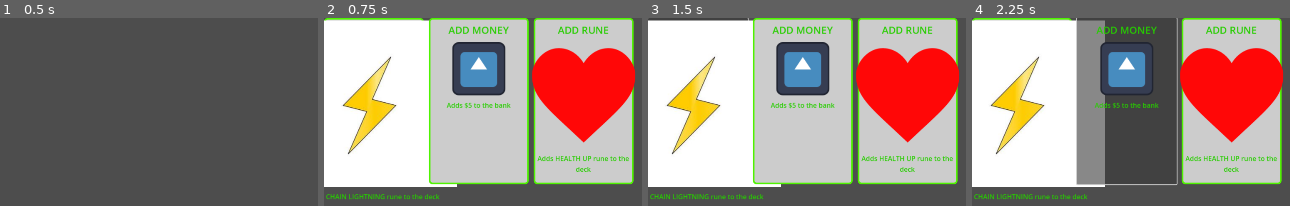
Above: before the commit, frames 1-4 (left to right).
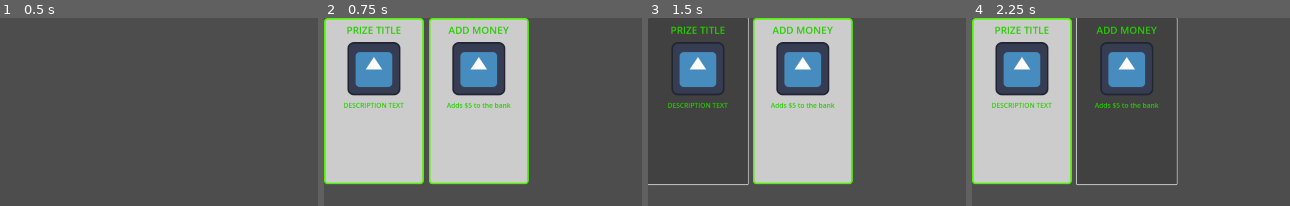
Above: after the commit, the same moments.

Repository: wpuerner/inferno
Game: Godot game, scene res://scenes/prizes/prize_overlay_test.tscn
Two runs of this game, one before a commit and one after it. Both use one fixed random seed, a clock stepped at 60 frames per second and the inputs below. This scene is started directly instead of the project's main scene. The engine's default icon, where the game draws it, is replaced by a stand-in: a white triangle on a blue panel in a dark square.
Inputs (mouse positions are in pixels of both pictures, inside the frame that each line leads up to):
- Up to frame 1 (0.5 s): no input
- Up to frame 2 (0.75 s): tap Enter at 0.5 s; move the mouse to (outside the picture) at 0.52 s; press the mouse at (outside the picture) at 0.53 s; hold D (move_right) from 0.53 s (still down)
- Up to frame 3 (1.5 s): release D (move_right) at 1.25 s; release the mouse at (outside the picture) at 1.25 s; click (698, 100) at 1.25 s
- Up to frame 4 (2.25 s): click (1127, 100) at 2.02 s

Frame 1 is identical in both runs. In frame 2, 58% of the frame differs, in the area x 0-98%, y 0-97%; in frame 3, 58%; in frame 4, 65%.
Error after the commit: Invalid call. Nonexistent function 'get_rune_by_rarity' in base 'Nil'. (res://scenes/prizes/prize_overlay.gd:46)

Commit message:
create database; get runes by rarity

Diff:
--- a/project.godot
+++ b/project.godot
@@ -17,7 +17,6 @@
 
 [autoload]
 
-EventBus="*res://event_bus.gd"
 MenuHandler="*res://scenes/handlers/menu_handler.gd"
 DebugOverlay="*res://debug_overlay.gd"
 
--- a/scenes/handlers/attribute_handler.gd
+++ /dev/null
@@ -1,7 +0,0 @@
-extends Node
-
-@export var attributes: Array[Attribute]
-
-func reset():
-	for attribute in attributes:
-		attribute.reset()
--- /dev/null
+++ b/scenes/handlers/database.gd
@@ -0,0 +1,62 @@
+extends Object
+
+enum RuneType {
+	HEALTH_UP,
+	FIRE_RATE_UP,
+	NUMBER_PROJECTILES_UP,
+	CHAIN_LIGHTNING,
+}
+
+const RUNE_RESOURCE_MAP = {
+	RuneType.HEALTH_UP: preload("res://scenes/runes/health_up/health_up.tscn"),
+	RuneType.FIRE_RATE_UP: preload("res://scenes/runes/fire_rate_up/fire_rate_up.tscn"),
+	RuneType.NUMBER_PROJECTILES_UP: preload("res://scenes/runes/number_projectiles_up/number_projectiles_up.tscn"),
+	RuneType.CHAIN_LIGHTNING: preload("res://scenes/runes/chain_lightning/chain_lightning.tscn")
+}
+
+const RUNE_RARITY_MAP = {
+	RuneType.HEALTH_UP: Rune.Rarity.COMMON,
+	RuneType.FIRE_RATE_UP: Rune.Rarity.COMMON,
+	RuneType.NUMBER_PROJECTILES_UP: Rune.Rarity.UNCOMMON,
+	RuneType.CHAIN_LIGHTNING: Rune.Rarity.UNCOMMON,
+}
+
+func get_rune_resource(type: RuneType):
+	return RUNE_RESOURCE_MAP.get(type)
+
+func get_rune_by_rarity() -> RuneType:
+	var index: int = 0
+	var weight_map = {}
+	for rune_type in RUNE_RARITY_MAP.keys():
+		var weight: int = 0
+		match RUNE_RARITY_MAP[rune_type]:
+			Rune.Rarity.COMMON:
+				weight = 4
+			Rune.Rarity.UNCOMMON:
+				weight = 2
+			Rune.Rarity.RARE:
+				weight = 1
+			_:
+				push_error("An unknown rarity was encountered when creating rarity weights for rune type ", rune_type)
+		while weight > 0:
+			weight_map[index] = rune_type
+			index += 1
+			weight -= 1
+	return weight_map[randi_range(0, index - 1)]
+
+enum AttributeType {
+	BULLET_SPAWN,
+	FIRE_RATE_MULTIPLIER,
+	NUMBER_PROJECTILES,
+	PLAYER_HEALTH
+}
+
+var attribute_resource_map = {
+	AttributeType.BULLET_SPAWN: preload("res://scenes/attributes/bullet_spawn/bullet_spawn_attribute.tres"),
+	AttributeType.FIRE_RATE_MULTIPLIER: preload("res://scenes/attributes/fire_rate_multiplier/fire_rate_multiplier_attribute.tres"),
+	AttributeType.NUMBER_PROJECTILES: preload("res://scenes/attributes/number_projectiles_attribute/number_projectiles_attribute.tres"),
+	AttributeType.PLAYER_HEALTH: preload("res://scenes/attributes/player_health/player_health_attribute.tres"),
+}
+
+func get_all_attribute_resources():
+	return attribute_resource_map.values()
--- /dev/null
+++ b/scenes/handlers/database.tscn
@@ -0,0 +1,6 @@
+[gd_scene load_steps=2 format=3 uid="uid://86bjporpgwpm"]
+
+[ext_resource type="Script" path="res://scenes/handlers/database.gd" id="1_vra8w"]
+
+[node name="Database" type="Node"]
+script = ExtResource("1_vra8w")
--- a/scenes/main.gd
+++ b/scenes/main.gd
@@ -16,9 +16,10 @@
 
 func _ready():
 	player_health_attribute.was_changed.connect(_on_player_health_attribute_was_changed)
-	num_waves = 4
+	num_waves = 2
 	$HandCanvasLayer.find_child("Hand").position = get_viewport_rect().size / 2
-	$AttributeHandler.reset()
+	$LevelCompleteCanvasLayer/PrizeOverlay.bind_database($Database)
+	_reset_attributes()
 	_open_hand()
 
 func _on_play_button_pressed():
@@ -55,7 +56,7 @@
 
 func _finish_level():
 	$Player.process_mode = Node.PROCESS_MODE_DISABLED
-	if num_waves > 0:
+	if num_waves > 1:
 		num_waves -= 1
 		_open_hand()
 	else:
@@ -63,7 +64,7 @@
 		$LevelCompleteCanvasLayer/PrizeOverlay.open()
 
 func _open_hand():
-	$AttributeHandler.reset()
+	_reset_attributes()
 	$HandCanvasLayer.visible = true
 	hand.open_with_runes($RunePool.get_hand())
 
@@ -82,12 +83,16 @@
 func _on_prize_overlay_was_completed():
 	$LevelCompleteCanvasLayer/PrizeOverlay.close()
 	$LevelCompleteCanvasLayer.visible = false
-	num_waves = 4
+	num_waves = 2
 	_open_hand()
 
 func _on_prize_overlay_was_completed_with_rune(rune: Rune):
 	$RunePool.add_rune(rune)
 	$LevelCompleteCanvasLayer/PrizeOverlay.close()
 	$LevelCompleteCanvasLayer.visible = false
-	num_waves = 4
+	num_waves = 2
 	_open_hand()
+
+func _reset_attributes():
+	for attribute in $Database.get_all_attribute_resources():
+		attribute.reset()
--- a/scenes/main.tscn
+++ b/scenes/main.tscn
@@ -6,14 +6,10 @@
 [ext_resource type="PackedScene" uid="uid://d18sfh71rhqin" path="res://scenes/runes/chain_lightning/chain_lightning.tscn" id="5_xlueb"]
 [ext_resource type="PackedScene" uid="uid://box2am0ofumyl" path="res://scenes/runes/health_up/health_up.tscn" id="6_xrlci"]
 [ext_resource type="PackedScene" uid="uid://civ2xg8s4n6fc" path="res://scenes/prizes/prize_overlay.tscn" id="9_hd1gy"]
-[ext_resource type="Script" path="res://scenes/handlers/attribute_handler.gd" id="11_iv0nd"]
-[ext_resource type="Script" path="res://scenes/attributes/attribute/attribute.gd" id="12_ngoiw"]
+[ext_resource type="PackedScene" uid="uid://86bjporpgwpm" path="res://scenes/handlers/database.tscn" id="12_a4eqv"]
 [ext_resource type="Script" path="res://scenes/handlers/rune_pool.gd" id="12_pu1ml"]
 [ext_resource type="PackedScene" uid="uid://drn72cu2ncene" path="res://scenes/runes/fire_rate_up/fire_rate_up.tscn" id="13_g0dpi"]
-[ext_resource type="Resource" uid="uid://bbpwmmq75kbng" path="res://scenes/attributes/fire_rate_multiplier/fire_rate_multiplier_attribute.tres" id="13_tntb4"]
-[ext_resource type="Resource" uid="uid://cy6fljp2cby66" path="res://scenes/attributes/number_projectiles_attribute/number_projectiles_attribute.tres" id="14_hff7d"]
 [ext_resource type="PackedScene" uid="uid://v55nyikrr6u6" path="res://scenes/runes/number_projectiles_up/number_projectiles_up.tscn" id="15_2rxl3"]
-[ext_resource type="Resource" uid="uid://x35ji78kslr2" path="res://scenes/attributes/bullet_spawn/bullet_spawn_attribute.tres" id="16_7irv4"]
 [ext_resource type="PackedScene" uid="uid://bol8r1078ljn6" path="res://scenes/interface/hand_interface/hand.tscn" id="19_j6yop"]
 [ext_resource type="PackedScene" uid="uid://dyxjrdhdnrs2b" path="res://scenes/game_camera.tscn" id="20_q2ocl"]
 
@@ -207,9 +203,7 @@
 offset_right = 40.0
 grow_vertical = 0
 
-[node name="AttributeHandler" type="Node" parent="."]
-script = ExtResource("11_iv0nd")
-attributes = Array[ExtResource("12_ngoiw")]([ExtResource("2_fudvi"), ExtResource("13_tntb4"), ExtResource("14_hff7d"), ExtResource("16_7irv4")])
+[node name="Database" parent="." instance=ExtResource("12_a4eqv")]
 
 [connection signal="was_killed" from="Player" to="." method="_on_player_was_killed"]
 [connection signal="pressed" from="GameplayMenuCanvasLayer/GameOverMenu/MarginContainer/HBoxContainer/NewRunButton" to="." method="_on_new_run_button_pressed"]
--- a/scenes/prizes/prize_overlay.gd
+++ b/scenes/prizes/prize_overlay.gd
@@ -3,12 +3,9 @@
 signal was_completed
 signal was_completed_with_rune(rune: Rune)
 
-const RUNES = \
-[preload("res://scenes/runes/health_up/health_up.tscn"), \
-preload("res://scenes/runes/fire_rate_up/fire_rate_up.tscn"), \
-preload("res://scenes/runes/number_projectiles_up/number_projectiles_up.tscn"), \
-preload("res://scenes/runes/chain_lightning/chain_lightning.tscn")]
-const PRIZE_SIZE: int = 3
+const PRIZE_SIZE: int = 2
+
+var database: Node
 
 func open():
 	for n in range(0, PRIZE_SIZE):
@@ -46,12 +43,15 @@
 func _create_rune_prize() -> Prize:
 	var prize = Prize.new()
 	prize.type = Prize.PrizeType.ADD_RUNE
-	var rune: Rune = RUNES.pick_random().instantiate()
+	var rune: Rune = database.get_rune_resource(database.get_rune_by_rarity()).instantiate()
 	prize.title = "ADD RUNE"
 	prize.image_resource = rune.icon
 	prize.description = str("Adds ", rune.display_name, " rune to the deck")
 	prize.rune = rune
 	return prize
+
+func bind_database(db: Node):
+	database = db
 
 class Prize:
 	var title: String
--- a/scenes/runes/rune.gd
+++ b/scenes/runes/rune.gd
@@ -2,7 +2,6 @@
 
 @export var display_name: String
 @export var icon: Texture
-@export var rarity: Rarity
 @export var effect_description: String
 @export var stack_description: String
 @export var cost: int
Not shown: 1 places in scenes/main.tscn that only renumber resources
